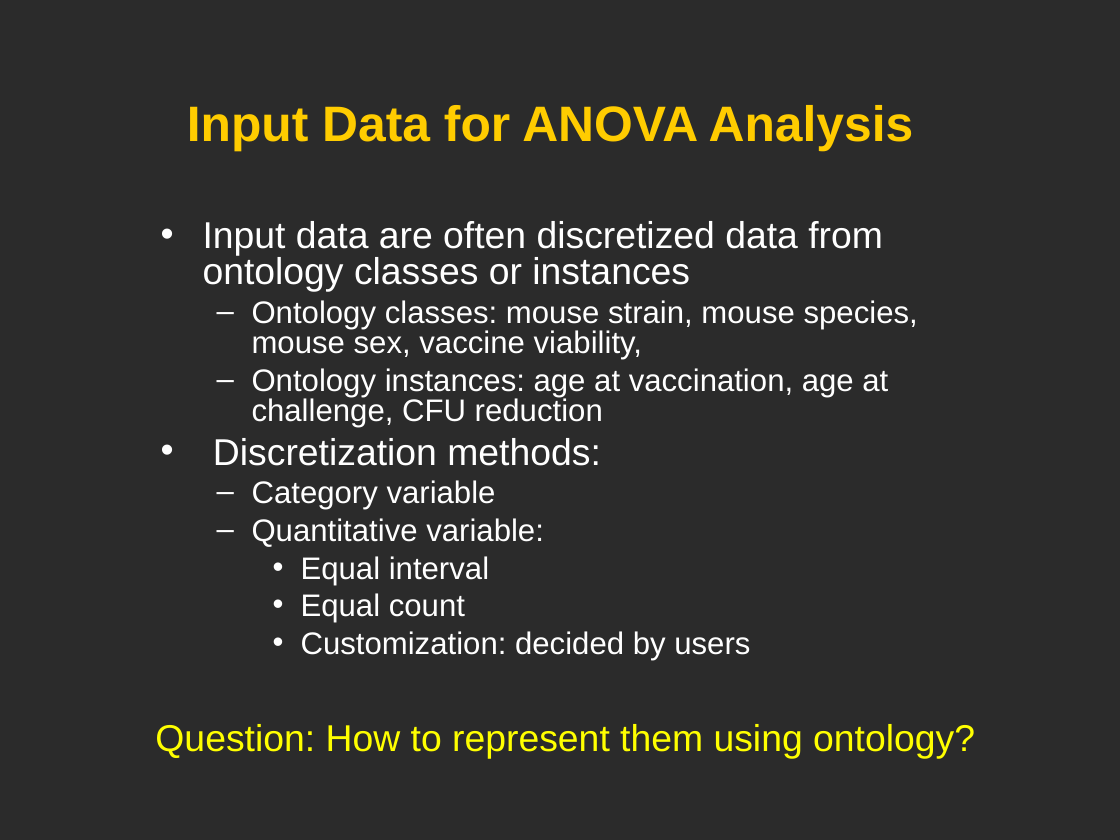
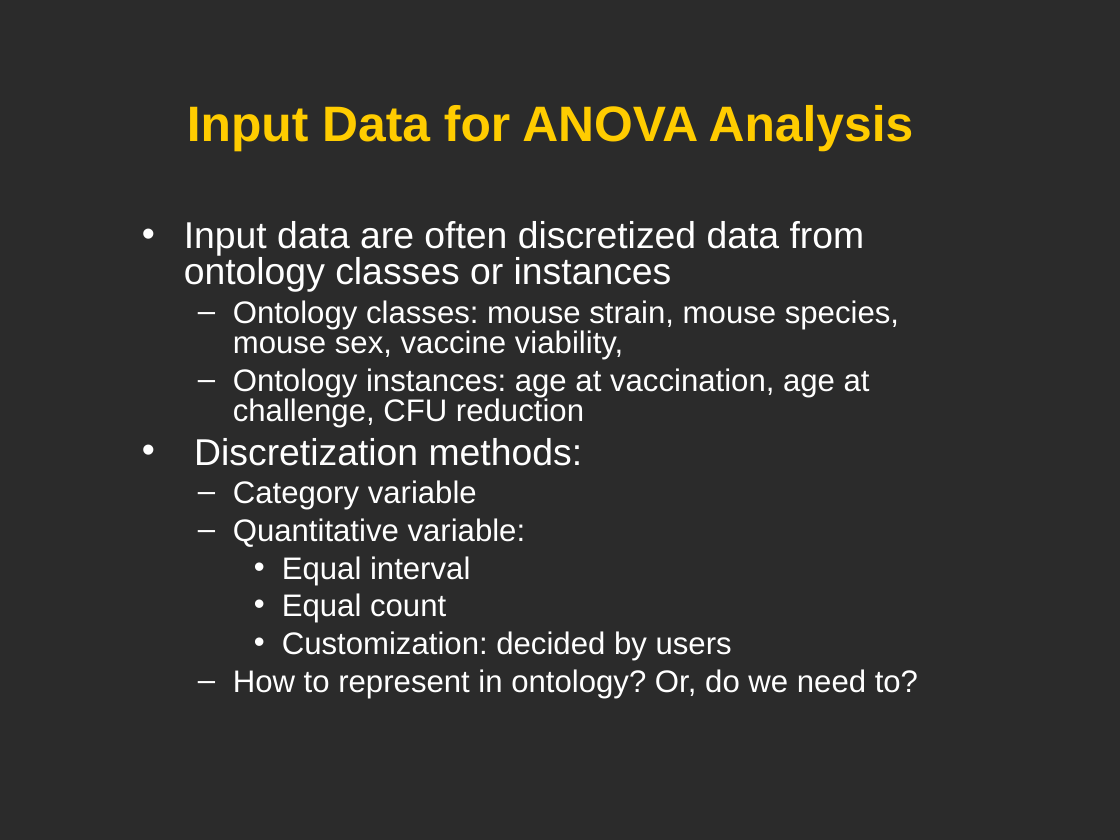
Before and after one commit to obi-ontology/obi-legacy-svn, a slide deck: slide 21 of trunk/docs/developer/use cases/Vaccine_usercase_Vancouver2010.ppt. Drawn at 1120x840 pixels with LibreOffice and Linux fonts; fonts in the diff are those of the drawing; background and template pictures are left out; a plain dark background stands for a picture behind light text. Boxes give left, top, right and bottom in pixels: in the first picture for what was removed or moved away, otherwise in the second. Text is boxed around its words. In the diff, an @@ line names an element or a change of style, - is before the commit and + after.

```diff
--- a/trunk/docs/developer/use cases/Vaccine_usercase_Vancouver2010.ppt
+++ b/trunk/docs/developer/use cases/Vaccine_usercase_Vancouver2010.ppt
@@ text "Input data are often discretized ...": place and size @@
-text "Input data are often discretized ..." at bbox=[203, 221, 918, 660]
+text "Input data are often discretized ..." at bbox=[184, 221, 918, 698]
@@ text at bbox=[233, 669, 918, 698]: paragraph added @@
+  – How to represent in ontology? Or, do we need to?
@@ text removed at bbox=[155, 724, 975, 759] @@
-Question: How to represent them using ontology?
```
Also in this commit, not shown: 8 other slides changed.
